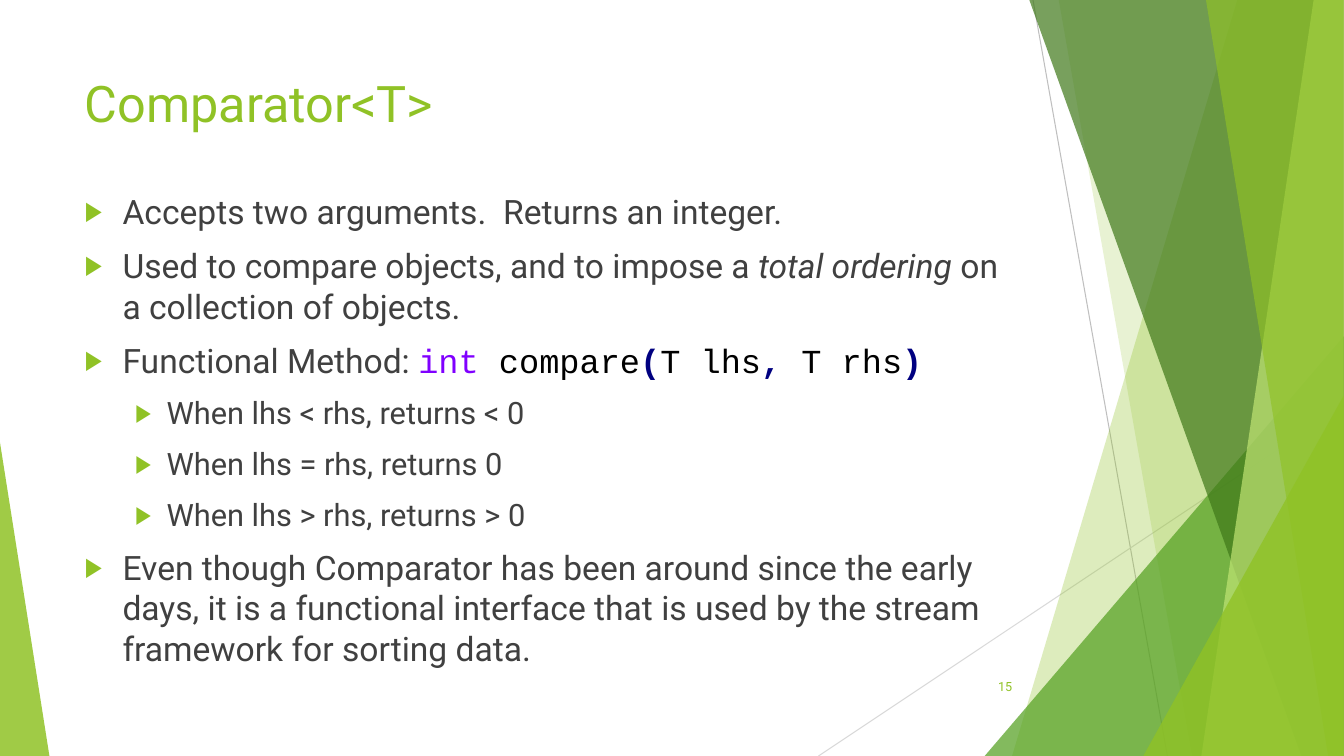
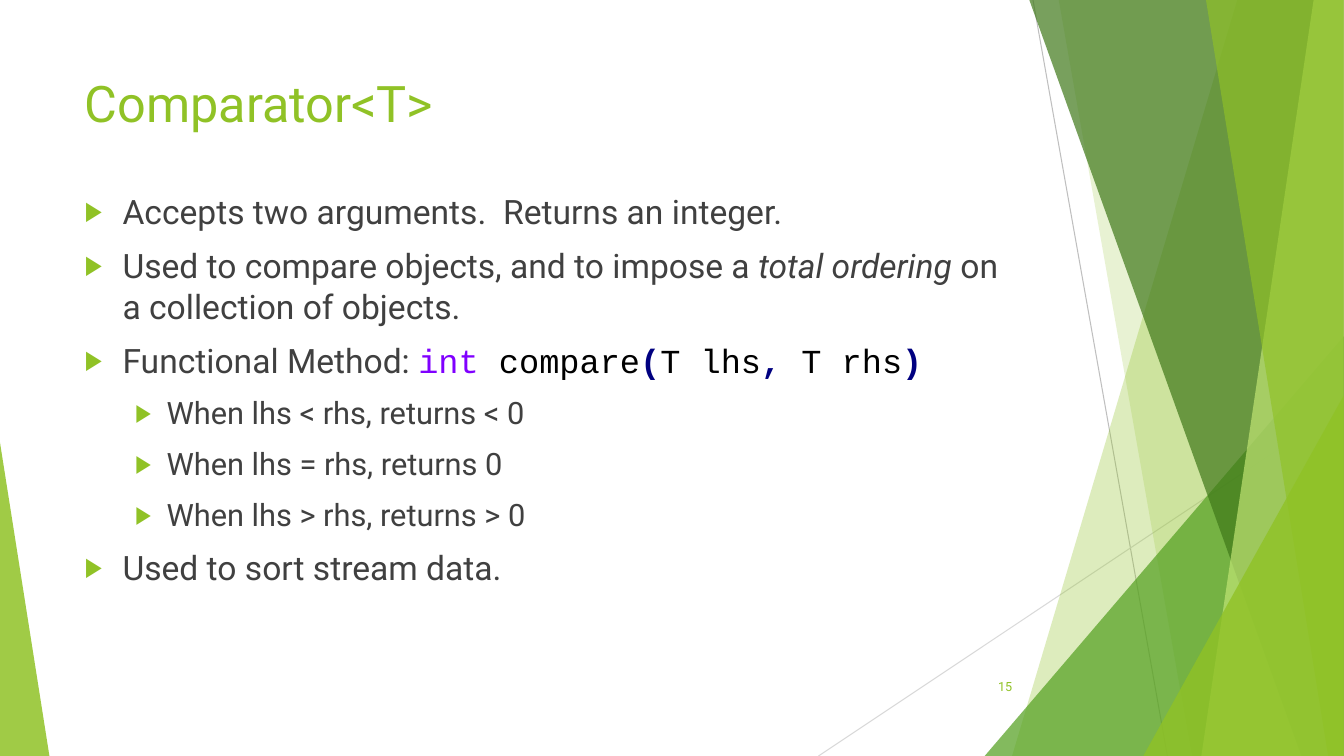
Before and after one commit to RichardRoda/2017-CodePaLOUsa-Lambda, a slide deck: slide 15 of Learning to Love the Lambda in the Stream.pptx. Drawn at 1344x756 pixels with LibreOffice and Linux fonts; fonts in the diff are those of the drawing. Boxes give left, top, right and bottom in pixels: in the first picture for what was removed or moved away, otherwise in the second. Text is boxed around its words. In the diff, an @@ line names an element or a change of style, - is before the commit and + after.

Commit message:
Cleanup slides.  Seperate concept of pure function and commutative function.

```diff
--- a/Learning to Love the Lambda in the Stream.pptx
+++ b/Learning to Love the Lambda in the Stream.pptx
@@ text at [123,555,501,581]: text changed @@
-▶ Even though Comparator has been around since the early days, it is a functional interface that is used by the stream framework for sorting data.
+▶ Used to sort stream data.
```
Also in this commit, not shown: 9 other slides changed, 1 slide added.
